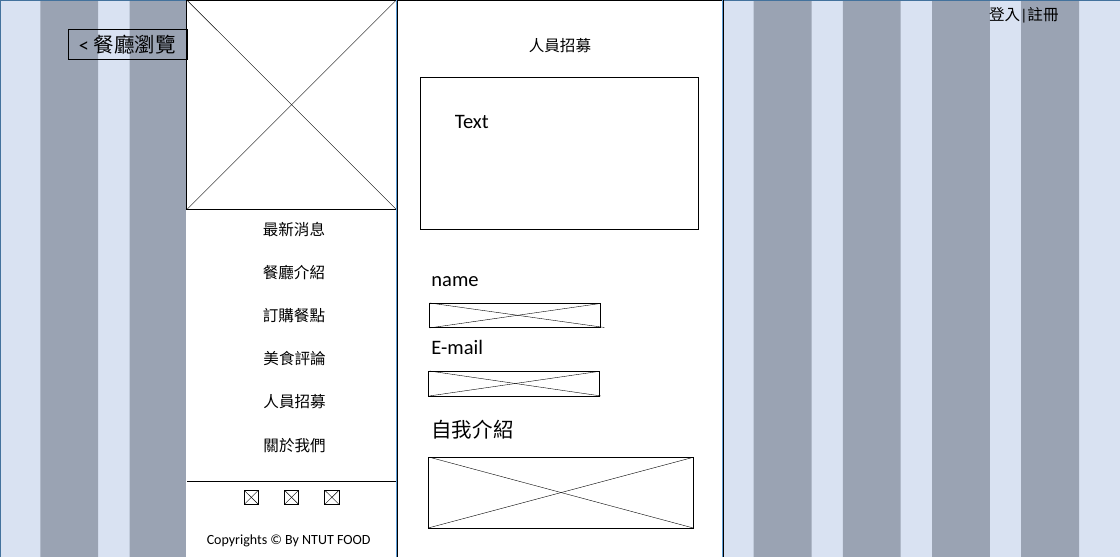
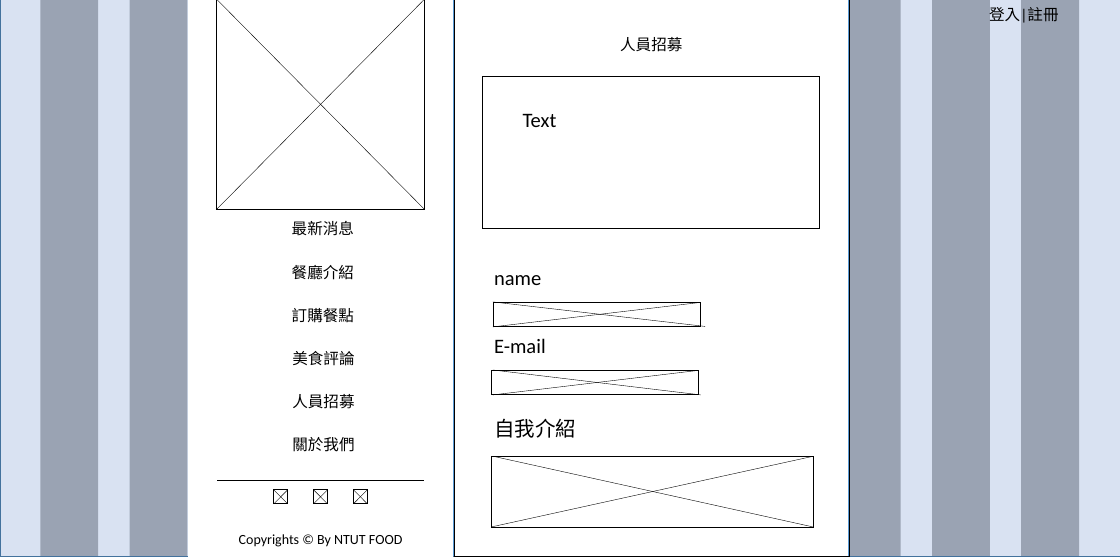
Before and after one commit to zxc22884/minterm, a slide deck: slide 8 of 主頁設計.pptx (slide 5 before the commit). Drawn at 1120x557 pixels with LibreOffice and Linux fonts; fonts in the diff are those of the drawing. Boxes give left, top, right and bottom in pixels: in the first picture for what was removed or moved away, otherwise in the second. Text is boxed around its words. In the diff, an @@ line names an element or a change of style, - is before the commit and + after.

```diff
--- a/主頁設計.pptx
+++ b/主頁設計.pptx
@@ rectangle added at <box>188,0,452,557</box>, fill #FFFFFF, outline #FFFFFF 1 pt @@
@@ line moved from (396, 0) - (396, 557) to (453, 0) - (453, 556) @@
@@ rectangle: place and size @@
-rectangle at <box>398,0,724,557</box>
+rectangle at <box>455,0,850,556</box>
@@ line moved from (722, 0) - (722, 557) to (848, 0) - (848, 556) @@
@@ rectangle removed at <box>69,30,187,60</box> @@
-< 餐廳瀏覽
@@ text "人員招募": place and size @@
-text "人員招募" at <box>529,38,591,53</box>
+text "人員招募" at <box>620,37,682,52</box>
@@ rectangle: place and size @@
-rectangle at <box>421,77,698,230</box>
+rectangle at <box>482,76,820,228</box>
@@ text "Text": place and size @@
-text "Text" at <box>455,115,489,128</box>
+text "Text" at <box>523,114,557,127</box>
@@ text "name": place and size @@
-text "name" at <box>431,276,478,286</box>
+text "name" at <box>494,275,541,285</box>
@@ line moved from (430, 328) - (601, 304) to (493, 327) - (701, 302) @@
@@ rectangle: place and size @@
-rectangle at <box>430,303,601,328</box>
+rectangle at <box>493,302,701,326</box>
@@ line moved from (430, 303) - (604, 328) to (493, 302) - (705, 326) @@
@@ text "E-mail": place and size @@
-text "E-mail" at <box>431,339,483,354</box>
+text "E-mail" at <box>494,338,546,353</box>
@@ rectangle: place and size @@
-rectangle at <box>428,372,599,396</box>
+rectangle at <box>491,371,699,395</box>
@@ line moved from (430, 371) - (601, 396) to (493, 370) - (701, 395) @@
@@ line moved from (430, 396) - (599, 372) to (493, 395) - (698, 371) @@
@@ text "自我介紹": place and size @@
-text "自我介紹" at <box>431,419,513,439</box>
+text "自我介紹" at <box>494,418,576,438</box>
@@ line moved from (428, 528) - (694, 458) to (491, 527) - (814, 456) @@
@@ rectangle: place and size @@
-rectangle at <box>428,458,693,528</box>
+rectangle at <box>491,456,814,527</box>
@@ line moved from (430, 458) - (694, 528) to (493, 456) - (814, 527) @@
@@ 6 texts, 3 lines, 2 rectangles: place and size @@
-6 texts, 3 lines, 2 rectangles at <box>187,0,397,557</box>
+6 texts, 3 lines, 2 rectangles at <box>217,0,424,557</box>
@@ 4 lines, 2 rectangles: place and size @@
-4 lines, 2 rectangles at <box>284,491,339,505</box>
+4 lines, 2 rectangles at <box>274,490,328,504</box>
@@ 2 lines, 1 rectangle: place and size @@
-2 lines, 1 rectangle at <box>244,491,258,505</box>
+2 lines, 1 rectangle at <box>353,490,367,504</box>
@@ text "Copyrights © By NTUT FOOD": place and size @@
-text "Copyrights © By NTUT FOOD" at <box>207,534,370,547</box>
+text "Copyrights © By NTUT FOOD" at <box>239,534,402,547</box>
```
Also in this commit, not shown: 6 other slides changed, 7 slides added, 12 other files.
